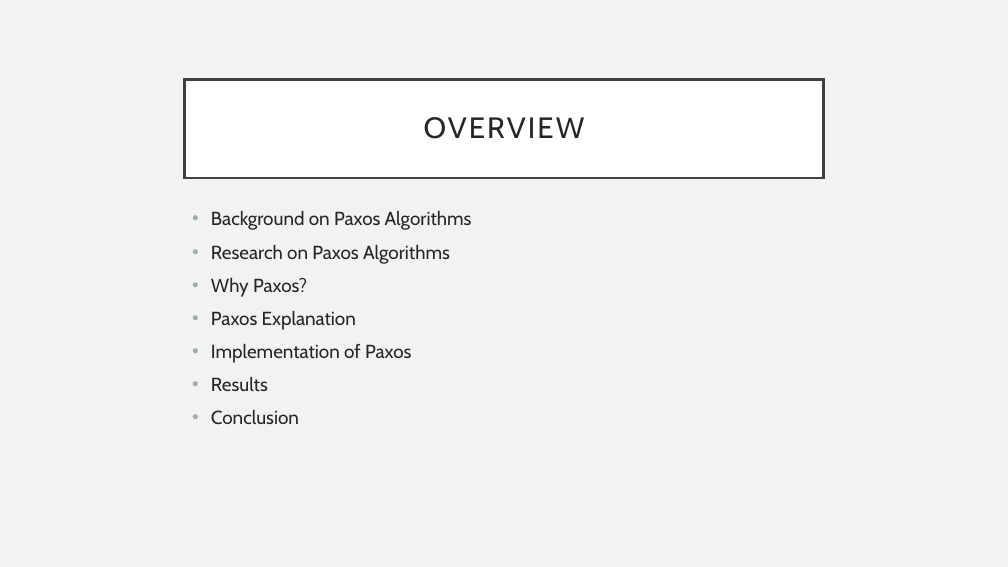
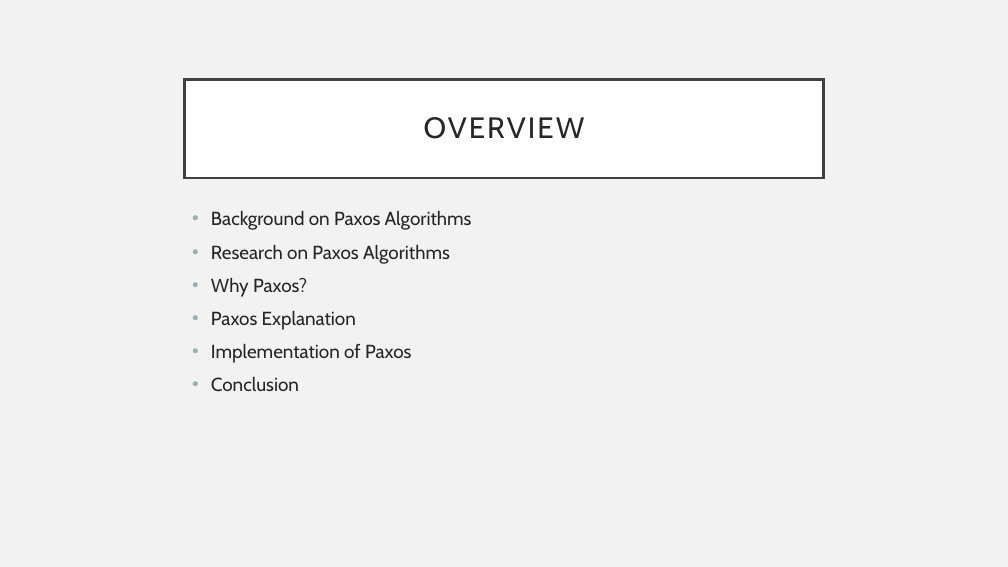
Before and after one commit to CodeFluent/Notes, a slide deck: slide 2 of CS-6220/hw/Grad_Project/Paxos Algorithm.pptx. Drawn at 1008x567 pixels with LibreOffice and Linux fonts; fonts in the diff are those of the drawing. Boxes give left, top, right and bottom in pixels: in the first picture for what was removed or moved away, otherwise in the second. Text is boxed around its words. In the diff, an @@ line names an element or a change of style, - is before the commit and + after.

```diff
--- a/CS-6220/hw/Grad_Project/Paxos Algorithm.pptx
+++ b/CS-6220/hw/Grad_Project/Paxos Algorithm.pptx
@@ text at (211,377,268,391): paragraph removed @@
-• Results
```
Also in this commit, not shown: 1 other slide changed.
